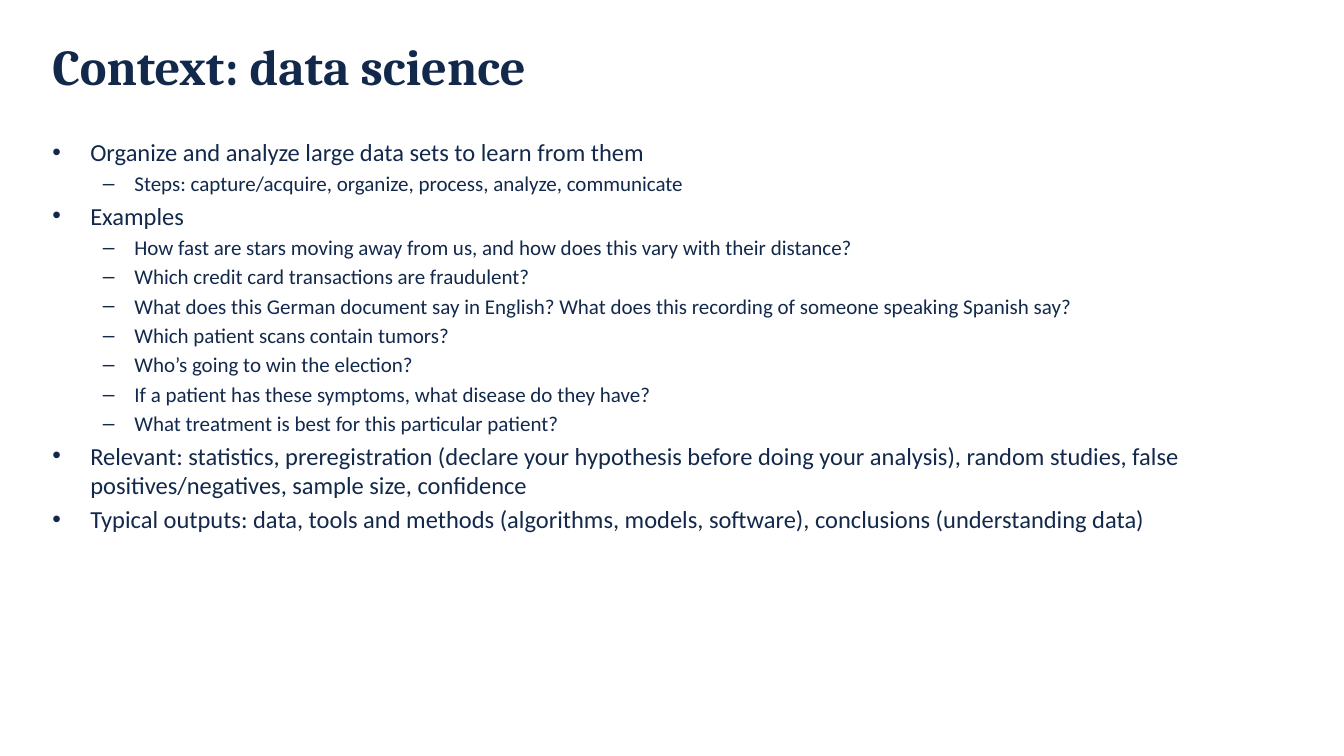
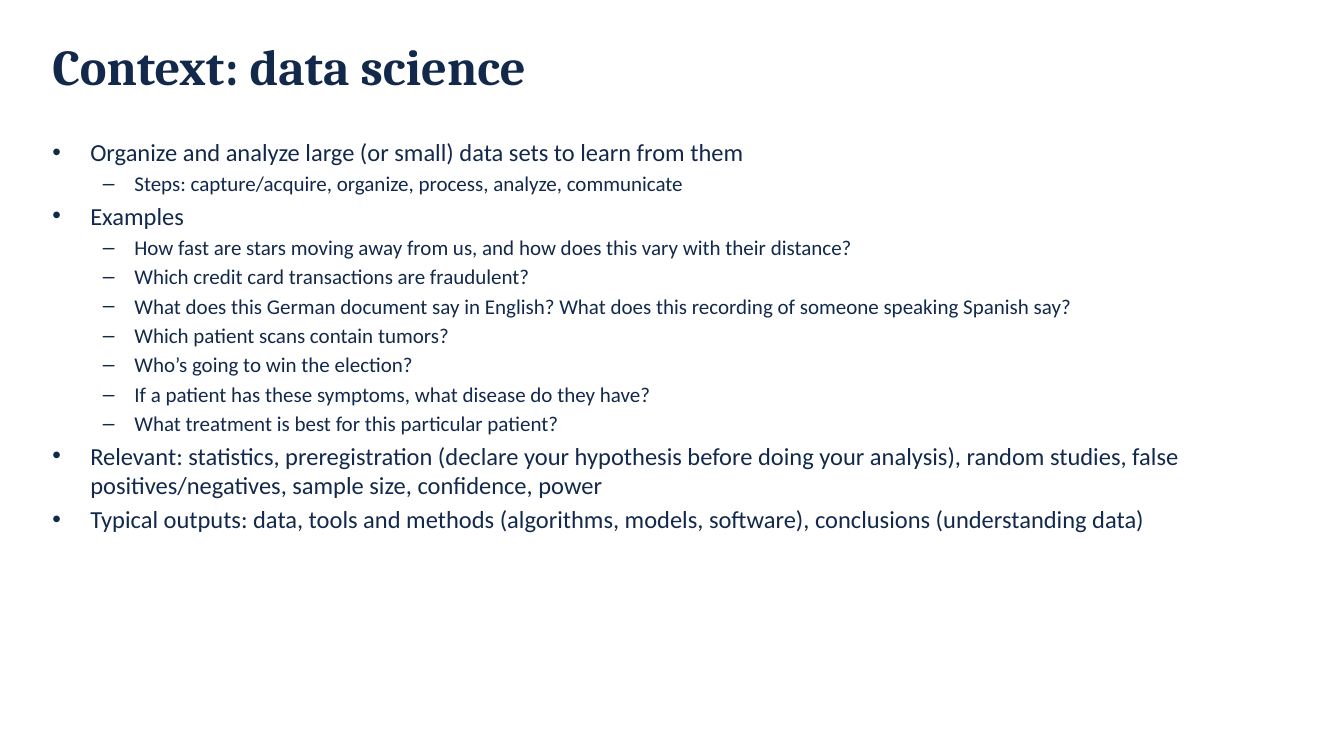
Before and after one commit to danielskatz/repro-fdtd1d, a slide deck: slide 5 of Computational_Reproducibility.pptx. Drawn at 1344x756 pixels with LibreOffice and Linux fonts; fonts in the diff are those of the drawing; background and template pictures are left out. Boxes give left, top, right and bottom in pixels: in the first picture for what was removed or moved away, otherwise in the second. Text is boxed around its words. In the diff, an @@ line names an element or a change of style, - is before the commit and + after.

```diff
--- a/Computational_Reproducibility.pptx
+++ b/Computational_Reproducibility.pptx
@@ text at box(90, 143, 743, 166): text changed @@
-• Organize and analyze large data sets to learn from them
+• Organize and analyze large (or small) data sets to learn from them
@@ text at box(90, 447, 1178, 499): text changed @@
-• Relevant: statistics, preregistration (declare your hypothesis before doing your analysis), random studies, false positives/negatives, sample size, confidence
+• Relevant: statistics, preregistration (declare your hypothesis before doing your analysis), random studies, false positives/negatives, sample size, confidence, power
```
Also in this commit, not shown: 2 other slides changed, 1 other file.
